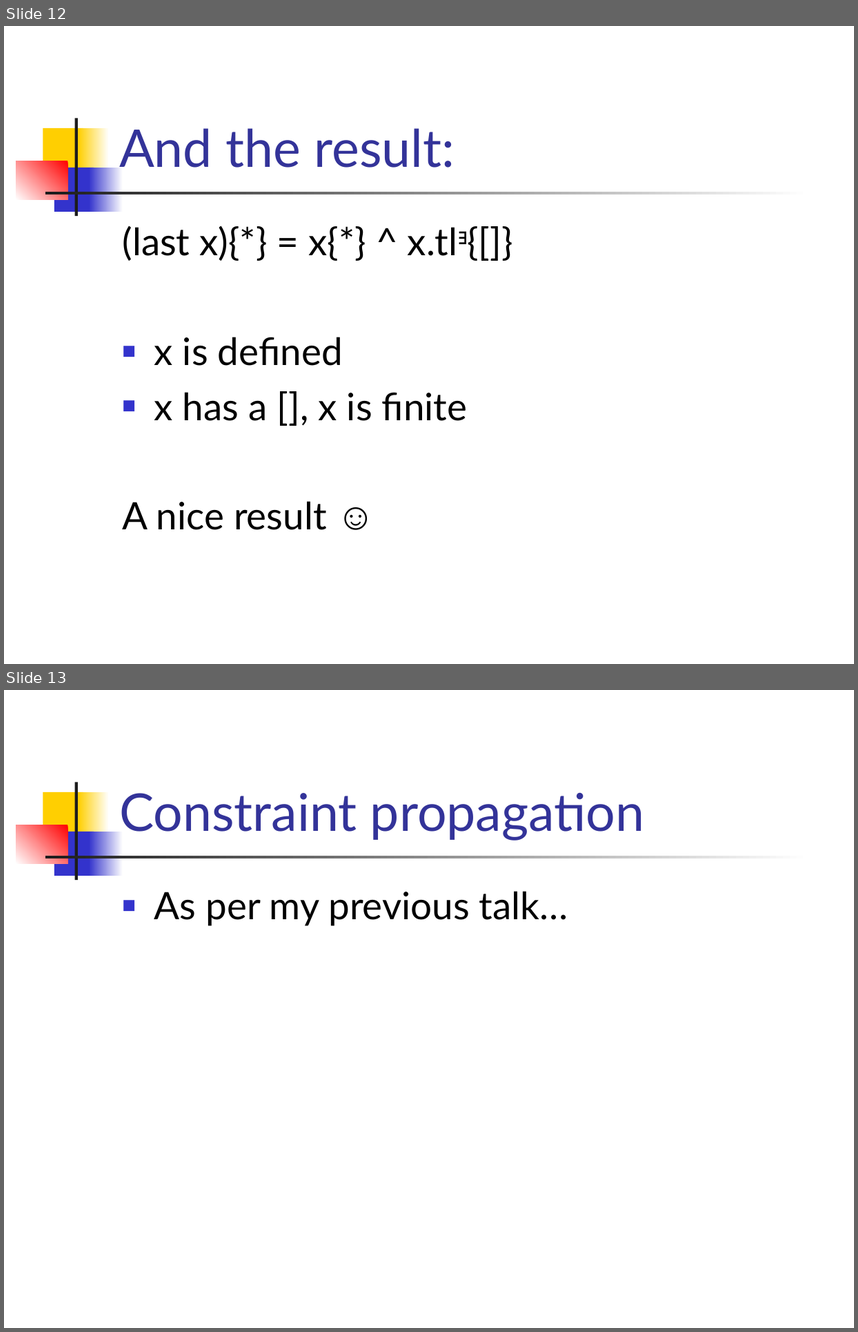
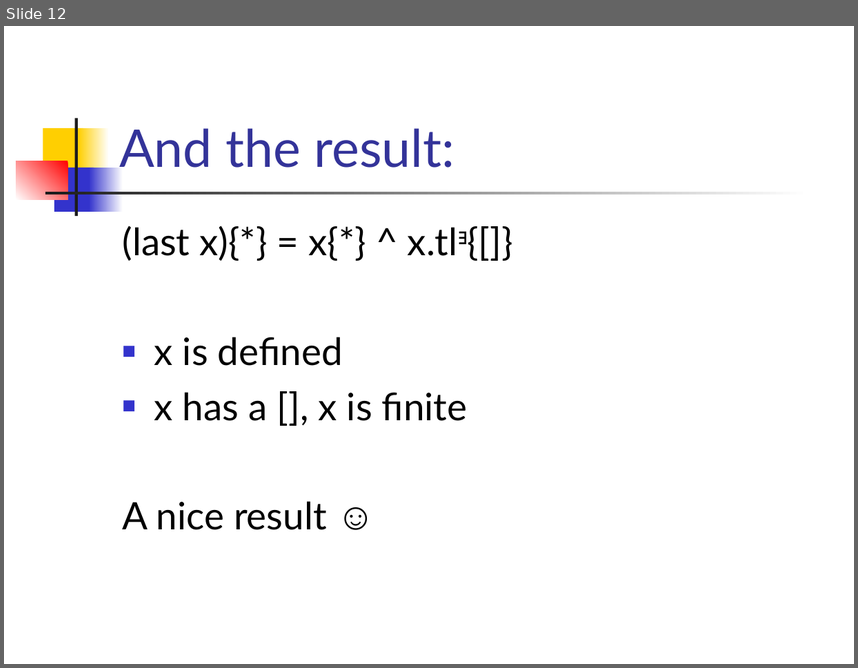
Before and after one commit to ndmitchell/catch, a slide deck: academic/plasma-presentation-termination/catch.ppt. Shown one above the other, each under a label of ours: slides 12 and 13 before the commit, slide 12 after it. The pictures are 858x1332 and 858x668 pixels, drawn with LibreOffice and Linux fonts; fonts in the diff are those of the drawing. Boxes give left, top, right and bottom in pixels: in the first picture for what was removed or moved away, otherwise in the second. Text is boxed around its words. In the diff, an @@ line names an element or a change of style, - is before the commit and + after.

```diff
--- a/academic/plasma-presentation-termination/catch.ppt
+++ b/academic/plasma-presentation-termination/catch.ppt
@@ slide 13 removed at [4, 690, 854, 1328], background #FFFFFF; not listed: 7 template elements that a slide beside it also shows @@
@@ title removed at [119, 793, 645, 840] @@
-Constraint propagation
@@ text removed at [154, 891, 568, 926] @@
-■ As per my previous talk…
```
Also in this commit, not shown: 1 slide changed, 2 slides added, 2 other slides removed, 1 other file.
